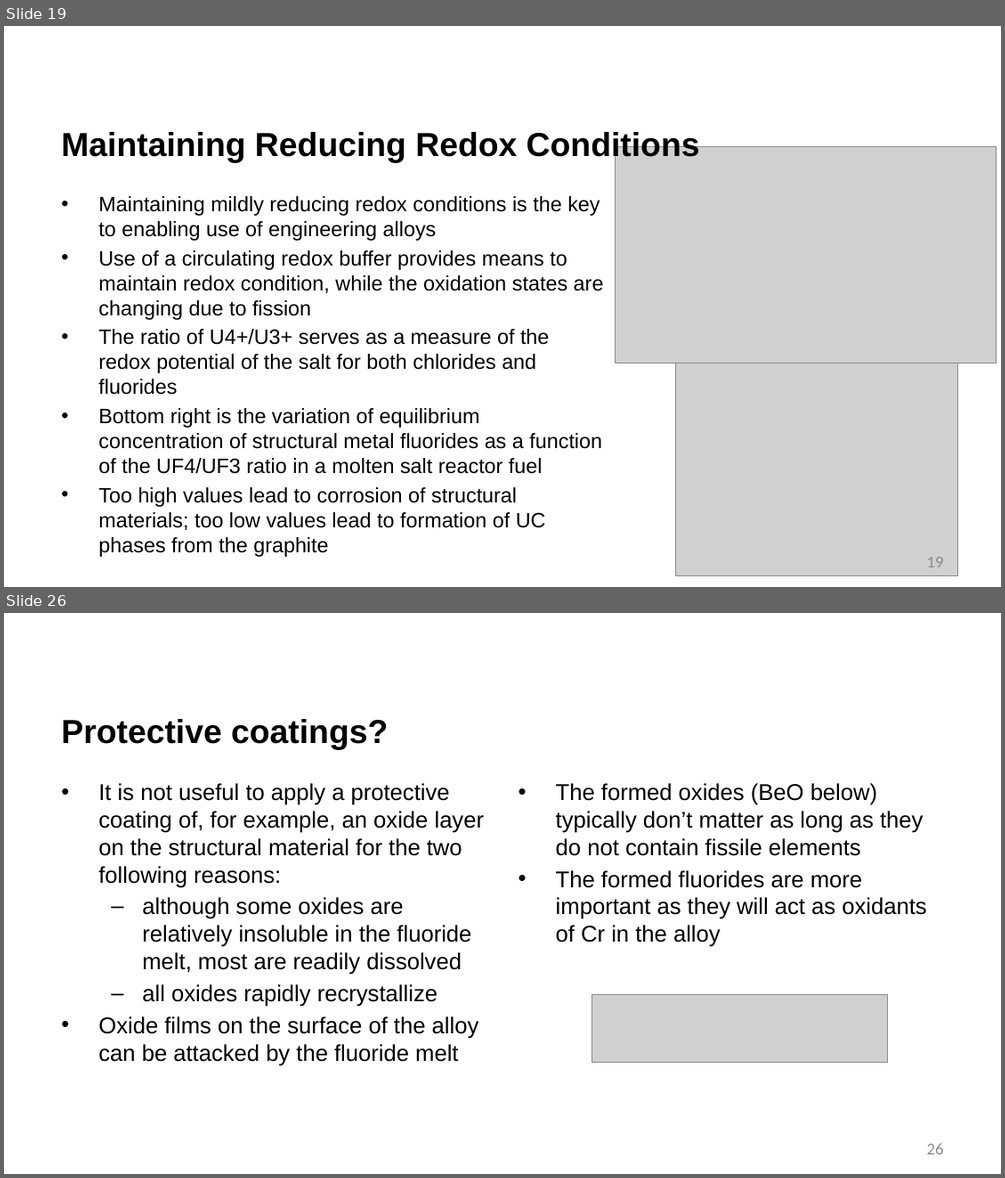
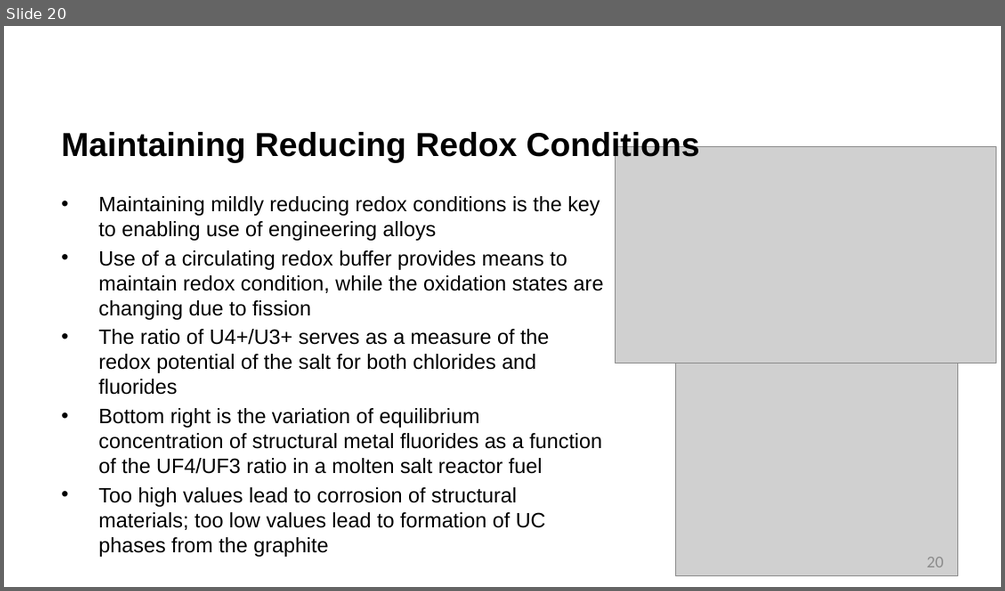
Before and after one commit to benbeeler/TEACHING, a slide deck: Advanced Reactor Materials/Fall2026/Lec14_MoltenSalts.pptx. Shown one above the other, each under a label of ours: slides 19 and 26 before the commit, slide 20 after it; the slides between them are not shown. The pictures are 1005x1178 and 1005x591 pixels, drawn with LibreOffice and Linux fonts; fonts in the diff are those of the drawing; grey boxes stand for pictures; background and template pictures are left out. Boxes give left, top, right and bottom in pixels: in the first picture for what was removed or moved away, otherwise in the second. Text is boxed around its words. In the diff, an @@ line names an element or a change of style, - is before the commit and + after.

```diff
--- a/Advanced Reactor Materials/Fall2026/Lec14_MoltenSalts.pptx
+++ b/Advanced Reactor Materials/Fall2026/Lec14_MoltenSalts.pptx
@@ slide 26 removed at (x1=4, y1=613, x2=1001, y2=1174), background #FFFFFF @@
@@ title removed at (x1=61, y1=719, x2=388, y2=750) @@
-Protective coatings?
@@ text removed at (x1=98, y1=783, x2=485, y2=1066) @@
-• It is not useful to apply a protective coating of, for example, an oxide layer on the structural material for the two following reasons:
-  – although some oxides are relatively insoluble in the fluoride melt, most are readily dissolved
-  – all oxides rapidly recrystallize
-• Oxide films on the surface of the alloy can be attacked by the fluoride melt
@@ text removed at (x1=556, y1=783, x2=926, y2=947) @@
-• The formed oxides (BeO below) typically don’t matter as long as they do not contain fissile elements
-• The formed fluorides are more important as they will act as oxidants of Cr in the alloy
@@ picture removed at (x1=591, y1=995, x2=888, y2=1062) @@
@@ page number removed at (x1=927, y1=1143, x2=944, y2=1154) @@
-26
@@ what was slide 19 is now slide 20 @@
@@ page number at (x1=927, y1=556, x2=944, y2=567): text changed @@
-19
+20
```
Also in this commit, not shown: 14 slides changed, 1 slide added, 23 other slides removed, 17 other files.
